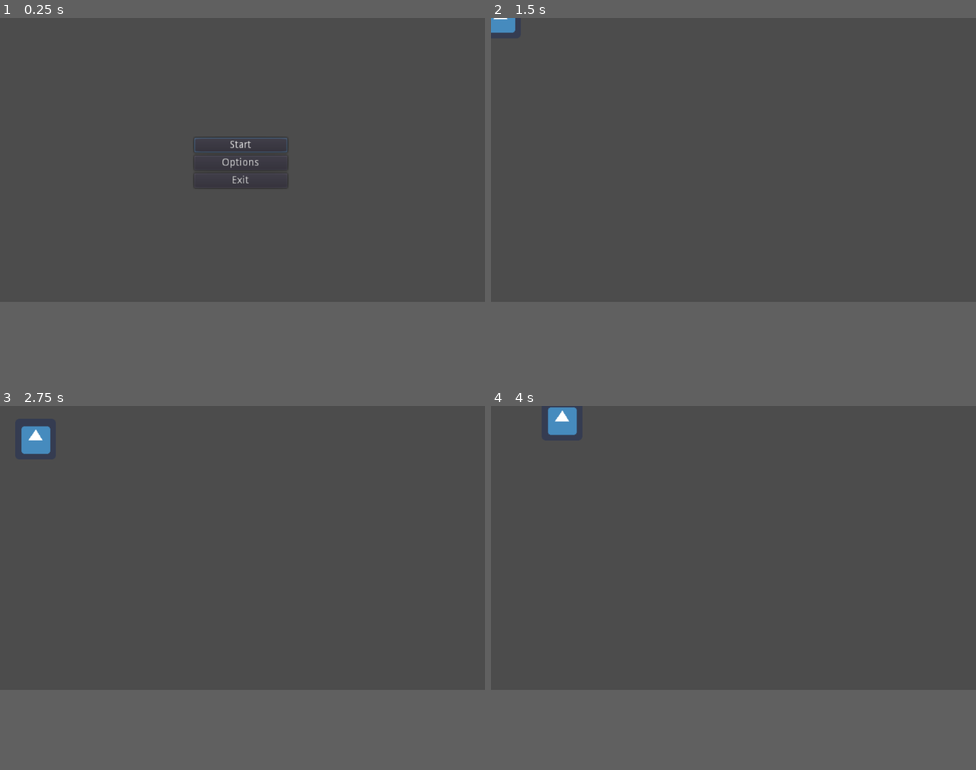
Above: before the commit, frames 1-4 (two rows, left to right).
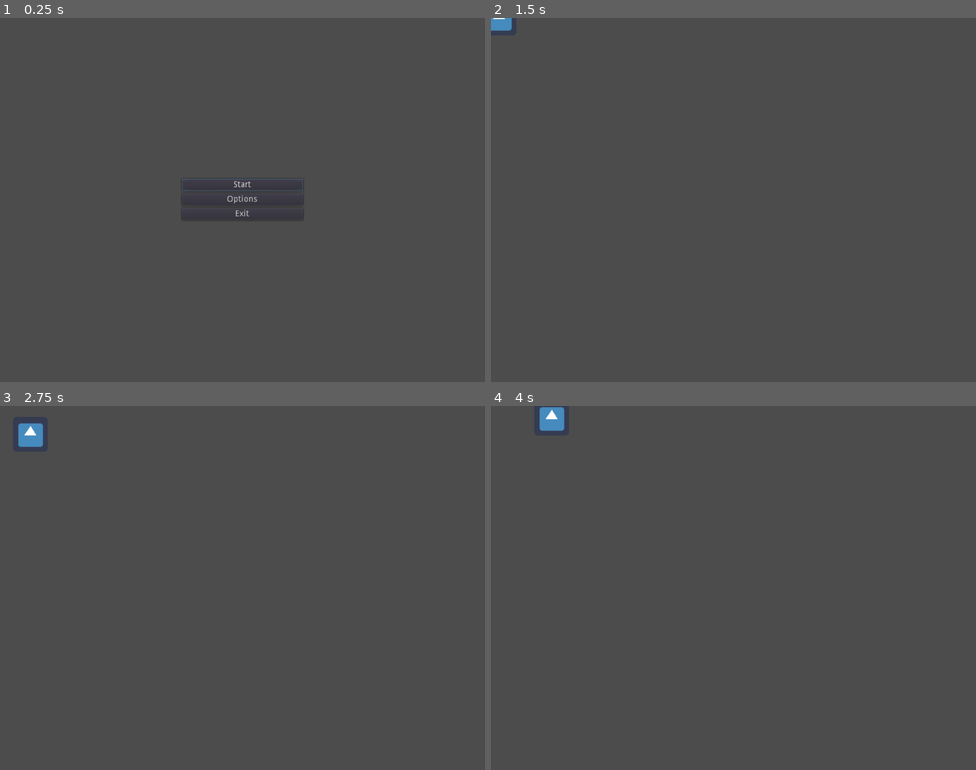
Above: after the commit, the same moments.

Repository: Game-Jammers-2021/project_toast
Game: Godot game, scene res://RootScene.tscn
Two runs of this game, one before a commit and one after it. Both use one fixed random seed, a clock stepped at 60 frames per second and the inputs below. The engine's default icon, where the game draws it, is replaced by a stand-in: a white triangle on a blue panel in a dark square.
Inputs:
- Up to frame 1 (0.25 s): no input
- Up to frame 2 (1.5 s): click "Start" at 0.5 s; tap Enter at 1.25 s; hold D (move_right) from 1.28 s (still down)
- Up to frame 3 (2.75 s): release D (move_right) at 2.03 s; hold S (move_down) from 2.03 s (still down)
- Up to frame 4 (4 s): release S (move_down) at 2.78 s; hold D (move_right) 2.78-3.53 s; hold W (move_up) from 3.53 s (still down)
In our replay, the window is 800x468 before the commit and 800x600 after it. These sizes can differ from the game's own. Grey fills any space a smaller window leaves; there, only what the larger window draws over its background counts as a difference.

The runs differ from the first frame. In frame 1, 0.4% of the frame differs, in the area x 37-63%, y 33-55%; in frame 2, less than 0.1%; in frame 3, 0.4%; in frame 4, 0.4%, in the area x 10-18%, y 0-8%.

Commit message:
Added all scene files and fixed main menu to have proper anchorings

Diff:
--- /dev/null
+++ b/EndScene.tscn
@@ -0,0 +1,3 @@
+[gd_scene format=2]
+
+[node name="EndScene" type="Node2D"]
--- /dev/null
+++ b/InsideBackeryScene.tscn
@@ -0,0 +1,3 @@
+[gd_scene format=2]
+
+[node name="InsideBackeryScene" type="Node2D"]
--- /dev/null
+++ b/KitchenScene.tscn
@@ -0,0 +1,3 @@
+[gd_scene format=2]
+
+[node name="KitchenScene" type="Node2D"]
--- a/Main Menu.tscn
+++ b/MainMenu.tscn
@@ -1,6 +1,6 @@
 [gd_scene load_steps=2 format=2]
 
-[ext_resource path="res://Main Menu.gd" type="Script" id=1]
+[ext_resource path="res://MainMenu.gd" type="Script" id=1]
 
 [node name="Main Menu" type="Control"]
 rect_scale = Vector2( 1.25, 1.25 )
@@ -10,34 +10,35 @@
 }
 
 [node name="VBoxContainer" type="VBoxContainer" parent="."]
-margin_right = 126.0
-margin_bottom = 68.0
-rect_scale = Vector2( 1.25, 1.25 )
+margin_left = -100.0
+margin_top = -37.5
+margin_right = 100.0
+margin_bottom = 37.5
+rect_pivot_offset = Vector2( 100, 37.5 )
+alignment = 1
 __meta__ = {
 "_edit_use_anchors_": false
 }
 
 [node name="Start Button" type="Button" parent="VBoxContainer"]
-margin_right = 126.0
-margin_bottom = 20.0
-rect_pivot_offset = Vector2( 62, 33 )
+margin_top = 3.0
+margin_right = 200.0
+margin_bottom = 23.0
 text = "Start"
 
 [node name="Options Button" type="Button" parent="VBoxContainer"]
-margin_top = 24.0
-margin_right = 126.0
-margin_bottom = 44.0
-rect_pivot_offset = Vector2( 62, 33 )
+margin_top = 27.0
+margin_right = 200.0
+margin_bottom = 47.0
 text = "Options"
 __meta__ = {
 "_edit_use_anchors_": false
 }
 
 [node name="Exit Button" type="Button" parent="VBoxContainer"]
-margin_top = 48.0
-margin_right = 126.0
-margin_bottom = 68.0
-rect_pivot_offset = Vector2( 62, 33 )
+margin_top = 51.0
+margin_right = 200.0
+margin_bottom = 71.0
 text = "Exit"
 __meta__ = {
 "_edit_use_anchors_": false
--- a/RootScene.tscn
+++ b/RootScene.tscn
@@ -1,11 +1,12 @@
 [gd_scene load_steps=2 format=2]
 
-[ext_resource path="res://Main Menu.tscn" type="PackedScene" id=1]
+[ext_resource path="res://MainMenu.tscn" type="PackedScene" id=1]
 
 [node name="RootScene" type="Node2D"]
 
 [node name="Main Menu" parent="." instance=ExtResource( 1 )]
-margin_left = 410.0
-margin_top = 253.0
-margin_right = 570.0
-margin_bottom = 341.0
+margin_left = 600.0
+margin_top = 450.0
+margin_right = 600.0
+margin_bottom = 450.0
+rect_scale = Vector2( 1.5, 1.5 )
--- a/project.godot
+++ b/project.godot
@@ -13,6 +13,12 @@
 config/name="Project_Toast"
 run/main_scene="res://RootScene.tscn"
 config/icon="res://icon.png"
+
+[display]
+
+window/size/width=1200
+window/size/height=900
+window/size/resizable=false
 
 [input]
 
Renamed: Main Menu.gd -> MainMenu.gd
Not shown, added: bear.svg
Not shown, added: bear.svg.import
